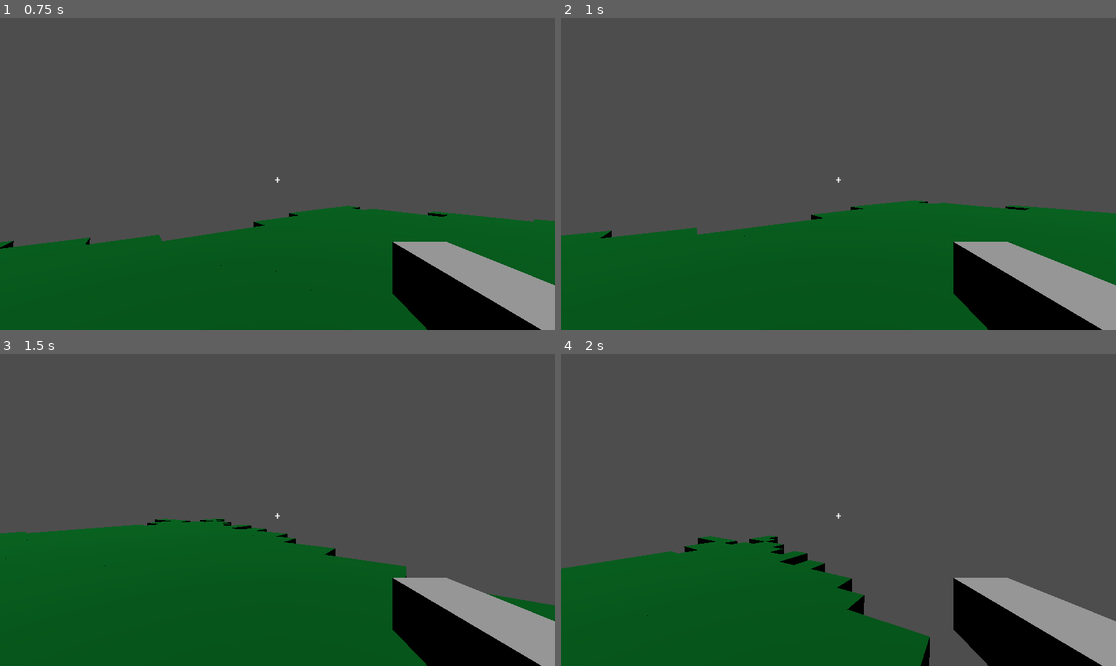
Above: before the commit, frames 1-4 (two rows, left to right).
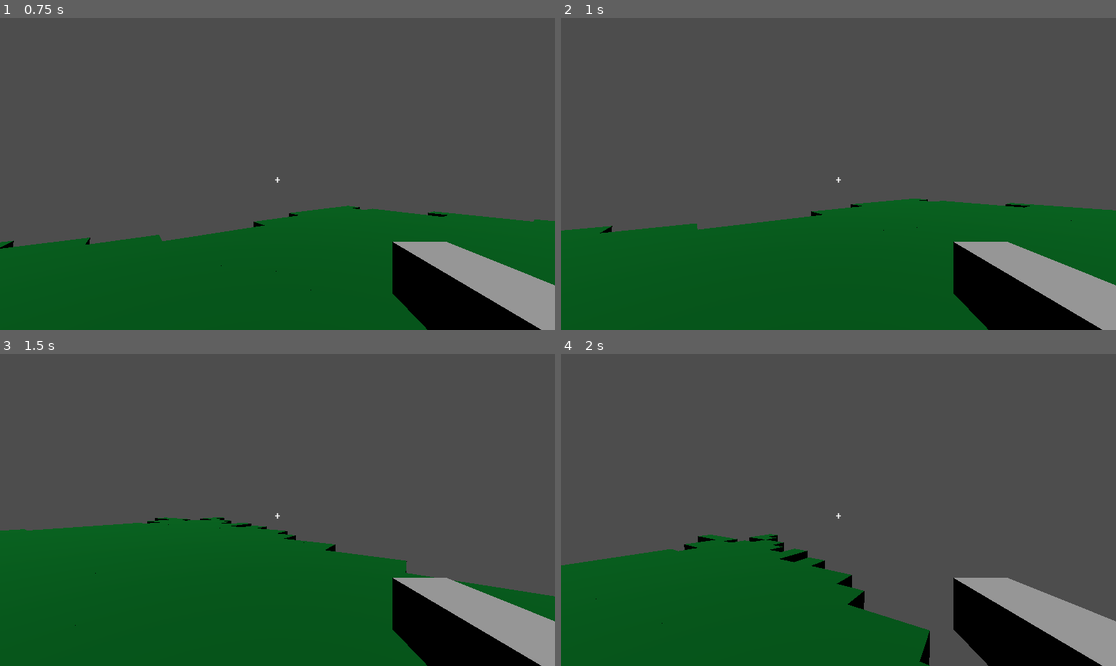
Above: after the commit, the same moments.

Repository: G4vp/BugCraft
Game: Godot game, scene res://Scenes/testEnv.tscn
The game is run twice, just before and just after one commit, with the same random seed, the same clock (stepped at 60 frames per second) and the same inputs.
Inputs (mouse positions are in pixels of both pictures, inside the frame that each line leads up to):
- Up to frame 1 (0.75 s): move the mouse to (305, 174) at 0.52 s; hold W (key_up) from 0.53 s (still down)
- Up to frame 2 (1 s): keep holding W (key_up); tap Space (key_jump) at 0.77 s
- Up to frame 3 (1.5 s): keep holding W (key_up); move the mouse to (249, 510) at 1.27 s
- Up to frame 4 (2 s): keep holding W (key_up); tap Space (key_jump) at 1.52 s

Frame 1 is identical in both runs. In frame 2, 1.2% of the frame differs, in the area x 0-100%, y 57-72%; in frame 3, 1.3%, in the area x 0-100%, y 52-88%; in frame 4, 1.1%.

Commit message:
Can destroy blocks :)

Diff:
--- a/Scenes/cube.gd
+++ b/Scenes/cube.gd
@@ -14,3 +14,6 @@
 	var new_pos = marker.global_position
 	position = Vector3(int(new_pos.x),int(new_pos.y),int(new_pos.z))
 	print(position)
+
+func destroy_cube():
+	self.queue_free()
--- a/Scenes/player.tscn
+++ b/Scenes/player.tscn
@@ -4,7 +4,7 @@
 [ext_resource type="Texture2D" uid="uid://c764jxyrv58vr" path="res://Assets/crosshair.png" id="2_3jdjn"]
 
 [sub_resource type="BoxShape3D" id="BoxShape3D_qgvyp"]
-size = Vector3(1, 1.765, 1)
+size = Vector3(1, 1.5, 1)
 
 [sub_resource type="BoxMesh" id="BoxMesh_uyyg3"]
 size = Vector3(0.254, 0.241, 1)
@@ -28,6 +28,9 @@
 transform = Transform3D(0.5, 0, 0, 0, 0.5, 0, 0, 0, 0.5, 0, -0.0285631, -0.985309)
 texture = ExtResource("2_3jdjn")
 
+[node name="RayCast3D" type="RayCast3D" parent="Camera3D"]
+transform = Transform3D(2.44, 0, 0, 0, -1.06656e-07, -2.44, 0, 2.44, -1.06656e-07, 0, 0.000100732, -0.491744)
+
 [node name="Body" type="Node3D" parent="."]
 
 [node name="Hand" type="MeshInstance3D" parent="Body"]
--- a/Scripts/player.gd
+++ b/Scripts/player.gd
@@ -1,5 +1,4 @@
 extends CharacterBody3D
-
 
 const SPEED = 5.0
 const JUMP_VELOCITY = 5.0
@@ -8,13 +7,15 @@
 # Get the gravity from the project settings to be synced with RigidBody nodes.
 var gravity = ProjectSettings.get_setting("physics/3d/default_gravity")
 # Player rotation axes
-var rot_x = 0
-var rot_y = 0
+var rot_x: float = 0
+var rot_y: float = 0
 
-var marker
+var marker : Marker3D
+var raycast : RayCast3D
 
 func _ready():
 	marker = get_node("Camera3D/Marker3D")
+	raycast = get_node("Camera3D/RayCast3D")
 	Input.mouse_mode = Input.MOUSE_MODE_CAPTURED
 
 func _physics_process(delta):
@@ -24,16 +25,21 @@
 func _input(event):
 	if event is InputEventMouseMotion:
 		player_camera(event)
-	if event is InputEventMouseButton:
+	if event is InputEventMouseButton && event.button_mask == 1:
+		action_destroy_block()
+	if event is InputEventMouseButton && event.button_mask == 2:
 		action_place_block()
 
 func action_place_block():
 # Do Something
 	var cube = preload("res://Scenes/cube.tscn").instantiate()
 	cube.place_cube(marker)
-
 	get_parent().add_child(cube)
 
+func action_destroy_block():
+	var node_hit = raycast.get_collider()
+	if(node_hit != null && node_hit.has_method("destroy_cube")):
+		node_hit.destroy_cube()
 
 func player_camera(event):
 	# modify accumulated mouse rotation
